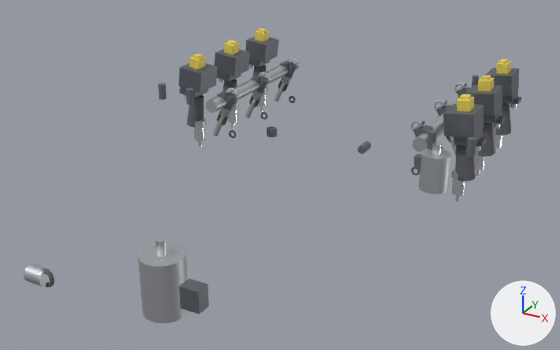
One commit to the glTF model public/models/components/plugs.glb: the scene before it, then after it.
The view is the same before and after, from a 50 mm camera at (3.28, -7.49, 3.07) aimed at (0.02, -1.57, 0.11). Every picture has the same lights, and +X, +Y and +Z are marked at lower right. The first picture is the older version. Where no turn or scale is listed for an object, it has been applied to the vertices.

In view in the first picture: 'coilBody_b1_0', 'coilBody_b1_1', 'coilBody_b1_2', 'coilBody_b2_0', 'coilBody_b2_1', 'coilBody_b2_2', 'coilBoot_b1_0', 'fuelPumpRelay', 'hpFuelRailBank1', 'hpFuelRailBank2', 'hpPumpBody', 'lpPumpBody', 'plugBody_b1_0', 'plugBody_b2_0', 'plugHex_b1_0', 'plugHex_b2_0' and 60 more.
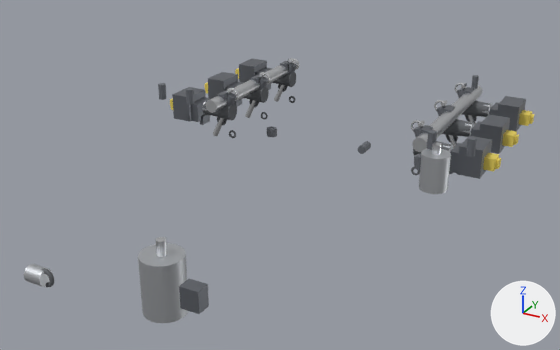
Not drawn themselves, but carrying or shaping drawn objects: ob_coilasm_b1_0, ob_coilasm_b2_0, ob_coilasm_b1_1, ob_coilasm_b2_1, ob_coilasm_b1_2, ob_coilasm_b2_2.

Diff of the bpy script that builds the scene:
```diff
--- a/public/models/components/plugs.glb.py
+++ b/public/models/components/plugs.glb.py
@@ ob_coilasm_b1_0 @@
 ob_coilasm_b1_0.parent = ob_ignitioncoils
-ob_coilasm_b1_0.location = (1.5, -0.7, 0.52)
-ob_coilasm_b1_0.rotation_euler = (0.0, -0.12, 0.0)  # degrees (0, -6.9, 0)
+ob_coilasm_b1_0.location = (1.5, -0.7, 0.3)
+ob_coilasm_b1_0.rotation_euler = (0.0, 1.571, 0.0)  # degrees (0, 90, 0)
@@ ob_coilasm_b2_0 @@
 ob_coilasm_b2_0.parent = ob_ignitioncoils
-ob_coilasm_b2_0.location = (-1.5, -0.7, 0.52)
-ob_coilasm_b2_0.rotation_euler = (0.0, 0.12, 0.0)  # degrees (0, 6.9, 0)
+ob_coilasm_b2_0.location = (-1.5, -0.7, 0.3)
+ob_coilasm_b2_0.rotation_euler = (0.0, -1.571, 0.0)  # degrees (0, -90, 0)
@@ ob_coilasm_b1_1 @@
 ob_coilasm_b1_1.parent = ob_ignitioncoils
-ob_coilasm_b1_1.location = (1.5, 0.0, 0.52)
-ob_coilasm_b1_1.rotation_euler = (0.0, -0.12, 0.0)  # degrees (0, -6.9, 0)
+ob_coilasm_b1_1.location = (1.5, 0.0, 0.3)
+ob_coilasm_b1_1.rotation_euler = (0.0, 1.571, 0.0)  # degrees (0, 90, 0)
@@ ob_coilasm_b2_1 @@
 ob_coilasm_b2_1.parent = ob_ignitioncoils
-ob_coilasm_b2_1.location = (-1.5, 0.0, 0.52)
-ob_coilasm_b2_1.rotation_euler = (0.0, 0.12, 0.0)  # degrees (0, 6.9, 0)
+ob_coilasm_b2_1.location = (-1.5, 0.0, 0.3)
+ob_coilasm_b2_1.rotation_euler = (0.0, -1.571, 0.0)  # degrees (0, -90, 0)
@@ ob_coilasm_b1_2 @@
 ob_coilasm_b1_2.parent = ob_ignitioncoils
-ob_coilasm_b1_2.location = (1.5, 0.7, 0.52)
-ob_coilasm_b1_2.rotation_euler = (0.0, -0.12, 0.0)  # degrees (0, -6.9, 0)
+ob_coilasm_b1_2.location = (1.5, 0.7, 0.3)
+ob_coilasm_b1_2.rotation_euler = (0.0, 1.571, 0.0)  # degrees (0, 90, 0)
@@ ob_coilasm_b2_2 @@
 ob_coilasm_b2_2.parent = ob_ignitioncoils
-ob_coilasm_b2_2.location = (-1.5, 0.7, 0.52)
-ob_coilasm_b2_2.rotation_euler = (0.0, 0.12, 0.0)  # degrees (0, 6.9, 0)
+ob_coilasm_b2_2.location = (-1.5, 0.7, 0.3)
+ob_coilasm_b2_2.rotation_euler = (0.0, -1.571, 0.0)  # degrees (0, -90, 0)
@@ ob_plugbody_b1_0 @@
 ob_plugbody_b1_0.parent = ob_sparkplugs
-ob_plugbody_b1_0.location = (1.5, -0.7, 0.0)
+ob_plugbody_b1_0.location = (1.26, -0.7, 0.3)
+ob_plugbody_b1_0.rotation_euler = (0.0, -1.571, 0.0)  # degrees (0, -90, 0)
@@ ob_plughex_b1_0 @@
 ob_plughex_b1_0.parent = ob_sparkplugs
-ob_plughex_b1_0.location = (1.5, -0.7, 0.1)
+ob_plughex_b1_0.location = (1.36, -0.7, 0.3)
+ob_plughex_b1_0.rotation_euler = (0.0, -1.571, 0.0)  # degrees (0, -90, 0)
@@ ob_plugbody_b2_0 @@
 ob_plugbody_b2_0.parent = ob_sparkplugs
-ob_plugbody_b2_0.location = (-1.5, -0.7, 0.0)
+ob_plugbody_b2_0.location = (-1.26, -0.7, 0.3)
+ob_plugbody_b2_0.rotation_euler = (0.0, -1.571, 0.0)  # degrees (0, -90, 0)
@@ ob_plughex_b2_0 @@
 ob_plughex_b2_0.parent = ob_sparkplugs
-ob_plughex_b2_0.location = (-1.5, -0.7, 0.1)
+ob_plughex_b2_0.location = (-1.36, -0.7, 0.3)
+ob_plughex_b2_0.rotation_euler = (0.0, -1.571, 0.0)  # degrees (0, -90, 0)
```

Changed parts and their boxes [x1, y1, x2, y2] in the pictures (560 x 350 px):
'coilBody_b1_0', moved, turned: before [443, 104, 484, 138]; after [457, 136, 492, 179]
'coilBody_b1_1', moved, turned: before [466, 85, 502, 116]; after [479, 114, 510, 154]
'coilBody_b2_0', moved, turned: before [179, 63, 217, 93]; after [172, 87, 205, 122]
'coilBody_b2_1', moved, turned: before [214, 49, 250, 77]; after [208, 72, 238, 99]
'coilBody_b1_2', moved, turned: before [486, 68, 519, 96]; after [497, 96, 526, 131]
'coilBody_b2_2', moved, turned: before [246, 37, 279, 62]; after [239, 58, 267, 83]
'coilBoot_b2_0', moved, turned: before [187, 95, 204, 127]; after [203, 101, 237, 121]
'coilBoot_b1_1', moved, turned: before [478, 123, 495, 157]; after [442, 119, 472, 137]
'coilBoot_b1_0', moved, turned: before [455, 145, 475, 181]; after [413, 141, 451, 155]
'coilBoot_b1_2', moved, turned: before [496, 103, 511, 135]; after [462, 100, 490, 117]
'coilConn_b1_0', moved, turned: before [457, 97, 474, 112]; after [483, 153, 499, 172]
'coilStep_b1_0', moved, turned: before [454, 129, 483, 146]; after [449, 143, 462, 173]
'coilConn_b1_1', moved, turned: before [478, 78, 494, 91]; after [502, 130, 517, 147]
'coilStep_b2_0', moved, turned: before [180, 87, 208, 98]; after [191, 97, 211, 122]
'coilBoot_b2_1', moved, turned: before [223, 79, 237, 103]; after [240, 84, 269, 103]
'coilConn_b1_2', moved, turned: before [496, 61, 511, 74]; after [519, 110, 532, 126]
'coilBoot_b2_2', moved, turned: before [253, 65, 266, 77]; after [268, 70, 296, 87]
'coilStep_b1_1', moved, turned: before [484, 107, 502, 123]; after [471, 121, 481, 137]
'coilStep_b1_2', moved, turned: before [502, 88, 518, 104]; after [489, 102, 499, 116]
'coilConn_b2_0', moved, turned (mostly hidden afterwards): before [189, 57, 206, 69]; after [170, 99, 173, 110]
'coilStep_b2_1', moved, turned: before [217, 72, 241, 82]; after [225, 81, 243, 103]
'plugBody_b1_0', moved, turned (not visible afterwards): before [452, 178, 466, 196]
'coilConn_b2_1', moved, turned (mostly hidden afterwards): before [224, 43, 240, 55]; after [205, 82, 208, 93]
'coilStep_b2_2', moved, turned: before [249, 58, 270, 67]; after [255, 67, 272, 84]
'coilConn_b2_2', moved, turned (mostly hidden afterwards): before [255, 31, 269, 42]; after [236, 68, 239, 79]
'plugBody_b2_0', moved, turned (not visible afterwards): before [194, 126, 205, 141]
'coilConnLock_b1_0', moved, turned: before [460, 94, 471, 100]; after [495, 158, 501, 169]
'plugHex_b2_0', moved, turned: before [195, 119, 206, 128]; after [202, 100, 209, 115]
'coilConnLock_b1_1', moved, turned: before [481, 75, 491, 80]; after [513, 134, 519, 145]
'coilFlange_b2_0', moved, turned (not visible before): after [200, 114, 210, 125]
'plugHex_b1_0', moved, turned: before [451, 168, 458, 180]; after [444, 143, 453, 152]
'coilConnLock_b1_2', moved, turned: before [499, 59, 508, 64]; after [529, 114, 534, 124]
'coilFlange_b1_0', moved, turned (not visible afterwards): before [476, 137, 487, 147]
'coilFlange_b1_1', moved, turned (not visible afterwards): before [495, 116, 505, 124]
'coilFlange_b1_2', moved, turned (not visible afterwards): before [512, 97, 522, 104]
'coilConnLock_b2_0', moved, turned (not visible afterwards): before [193, 54, 203, 59]
'coilFlange_b2_1', moved, turned (not visible before): after [234, 98, 242, 107]
'coilConnLock_b2_1', moved, turned (not visible afterwards): before [227, 40, 237, 45]
'coilConnLock_b2_2', moved, turned (not visible afterwards): before [258, 28, 267, 33]
'coilFlange_b2_2', moved, turned (not visible before): after [266, 83, 271, 90]
